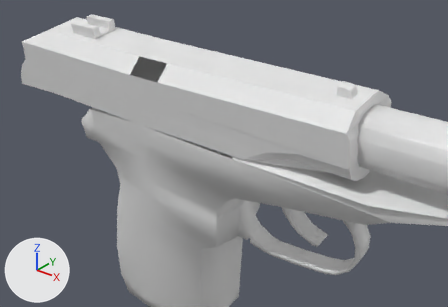
One commit to the OBJ model Vertex_Animation_Compiler/Assets/Makarov_Pistol_Reload126.obj: the scene before it, then after it.
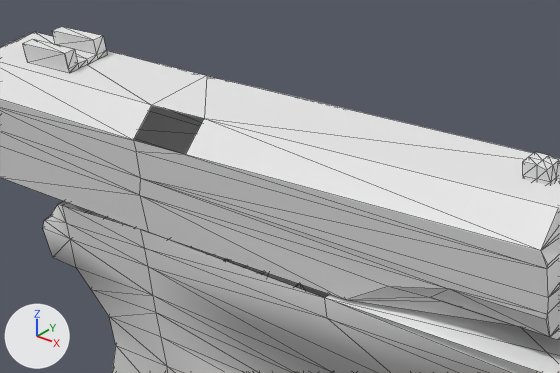
There are two pictures of each version: one whole from a 50 mm camera at (0.4992, -0.2689, 0.0372) aimed at (0.3864, -0.1279, -0.0502), one close up on the part from 13% to 80% of the width and 0% to 65% of the height. Lighting does not change. The marker at lower left points along +X, +Y and +Z. The close-ups show mesh edges as thin lines. Where no turn or scale is listed for an object, it has been applied to the vertices.

The first close-up shows 'Rest_of_the_gun_Sphere', 'Top_Slider_Sphere.001'.
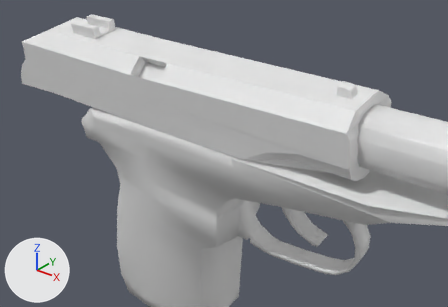
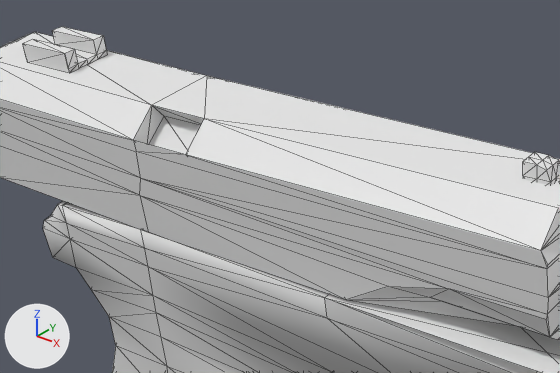
The change, as a diff of the scene's bpy script:
```diff
--- a/Vertex_Animation_Compiler/Assets/Makarov_Pistol_Reload126.obj.py
+++ b/Vertex_Animation_Compiler/Assets/Makarov_Pistol_Reload126.obj.py
@@ me_rest_of_the_gun_sphere @@
 me_rest_of_the_gun_sphere.from_pydata(...)  # 272 vertices, 519 faces; spans x 0.327..0.478, y -0.141..-0.101, z -0.135..-0.021
 # used by ob_rest_of_the_gun_sphere; location = (0.0, 0.0, 0.0)
 # verts and faces of me_rest_of_the_gun_sphere; kept vertices keep their numbers, new ones are numbered from 272
 # before: 164 (0.399, -0.116, -0.039), 166 (0.336, -0.14, -0.043) at pixel (57, 204), 175 (0.338, -0.14, -0.043) at pixel (62, 205), 178 (0.399, -0.14, -0.043) at pixel (324, 297), 179 (0.359, -0.141, -0.042) at pixel (140, 229)
 # before: 180 (0.338, -0.116, -0.039), 181 (0.359, -0.116, -0.039), 183 (0.336, -0.116, -0.039)
+# me_rest_of_the_gun_sphere part 1
+faces += [(164, 181, 179), (175, 179, 181), (166, 175, 183), (164, 179, 178), (175, 181, 180), (175, 180, 183)]
@@ me_top_slider_sphere_001 @@
 # used by ob_top_slider_sphere_001; location = (0.0, 0.0, 0.0)
-me_top_slider_sphere_001.from_pydata(...)  # 127 vertices, 227 faces; spans x 0.2975..0.4371, y -0.1435..-0.1156, z -0.0427..-0.0141
+me_top_slider_sphere_001.from_pydata(...)  # 131 vertices, 237 faces; spans x 0.2975..0.4371, y -0.1435..-0.1156, z -0.0427..-0.0141
+# me_top_slider_sphere_001 part 2
+# 4 vertices are added at (0.3731, -0.1405, -0.0273), (0.3613, -0.1407, -0.0274), (0.3731, -0.136, -0.0225), (0.3613, -0.1361, -0.0225)
+# 10 new faces join them
```

Pixel boxes (x1, y1, x2, y2) of what changed, in the close-ups (560 x 373 px):
part 1 of me_rest_of_the_gun_sphere, added
    after: (59, 201, 329, 298)
part 2 of me_top_slider_sphere_001, added
    after: (134, 106, 204, 155)
